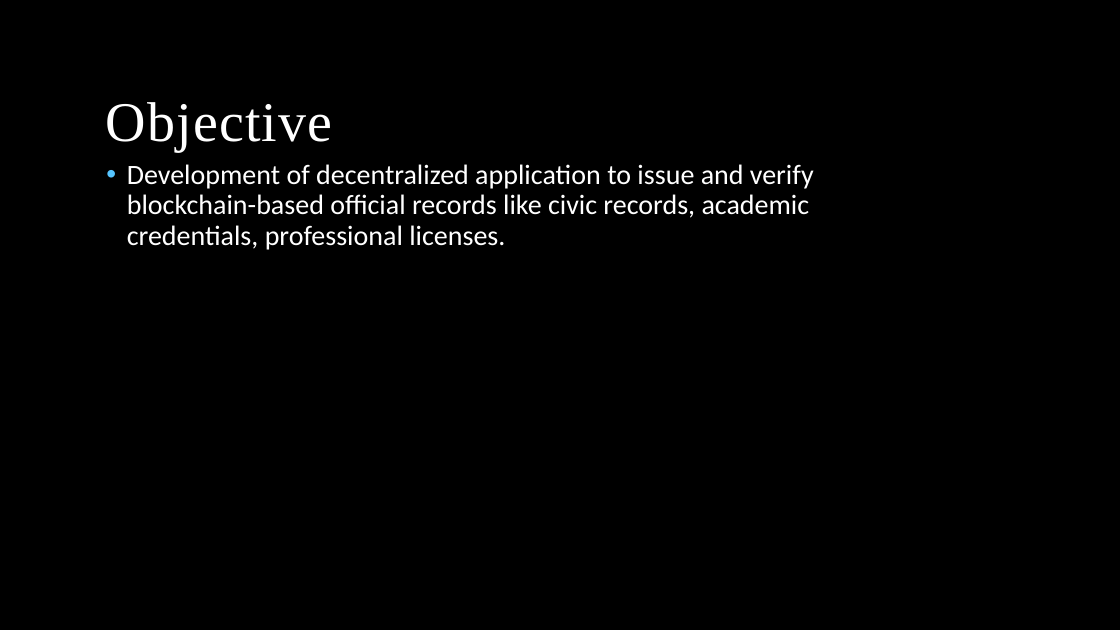
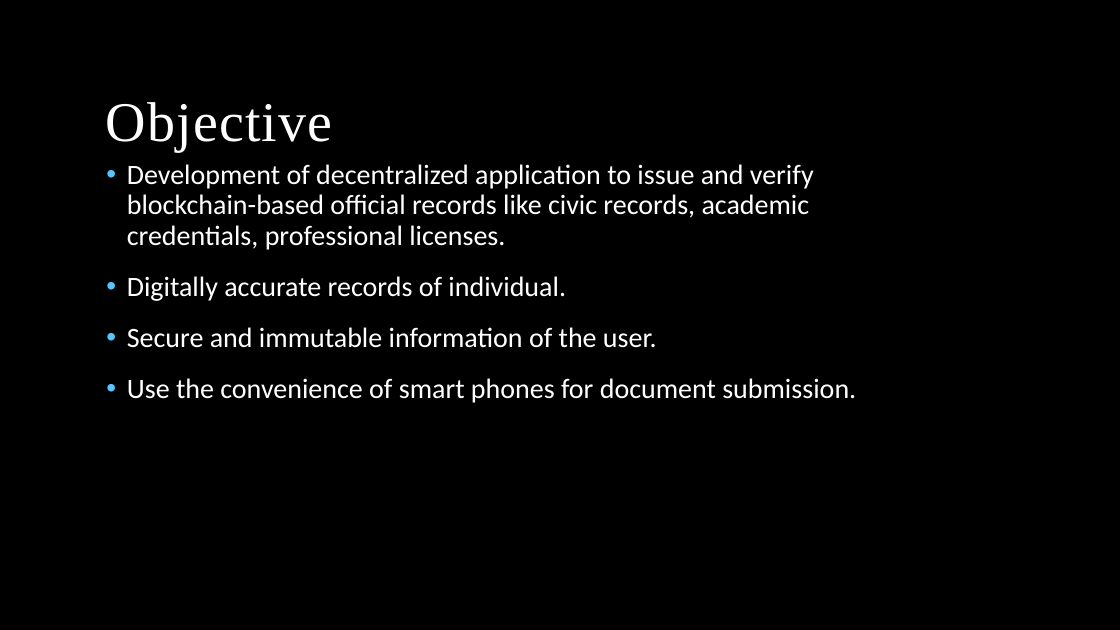
Before and after one commit to arvind1705/DAPP_Certification, a slide deck: slide 6 of Presentations/Decentralized Application for Digital Certification.pptx. Drawn at 1120x630 pixels with LibreOffice and Linux fonts; fonts in the diff are those of the drawing; background and template pictures are left out. Boxes give left, top, right and bottom in pixels: in the first picture for what was removed or moved away, otherwise in the second. Text is boxed around its words. In the diff, an @@ line names an element or a change of style, - is before the commit and + after.

```diff
--- a/Presentations/Decentralized Application for Digital Certification.pptx
+++ b/Presentations/Decentralized Application for Digital Certification.pptx
@@ text at (127, 276, 856, 403): paragraphs added @@
+• Digitally accurate records of individual.
+• Secure and immutable information of the user.
+• Use the convenience of smart phones for document submission.
```
Also in this commit, not shown: 2 other slides changed.
